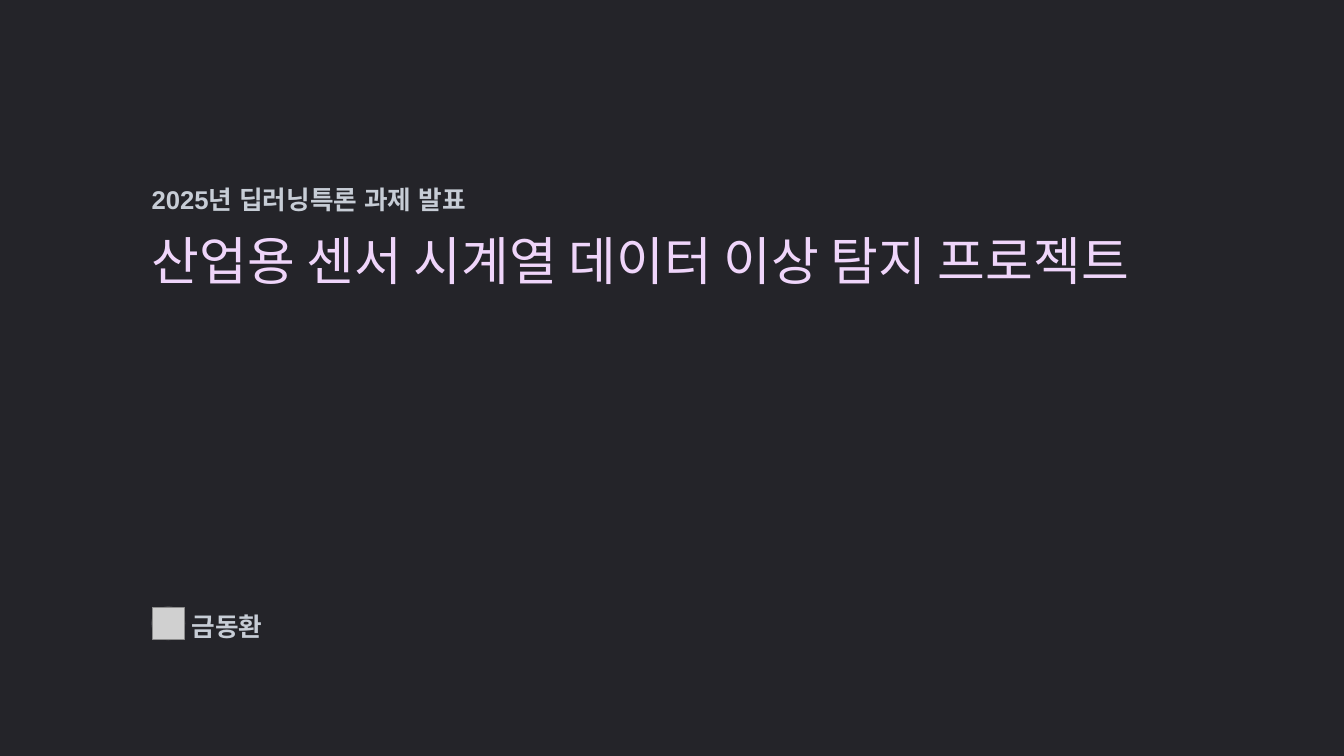
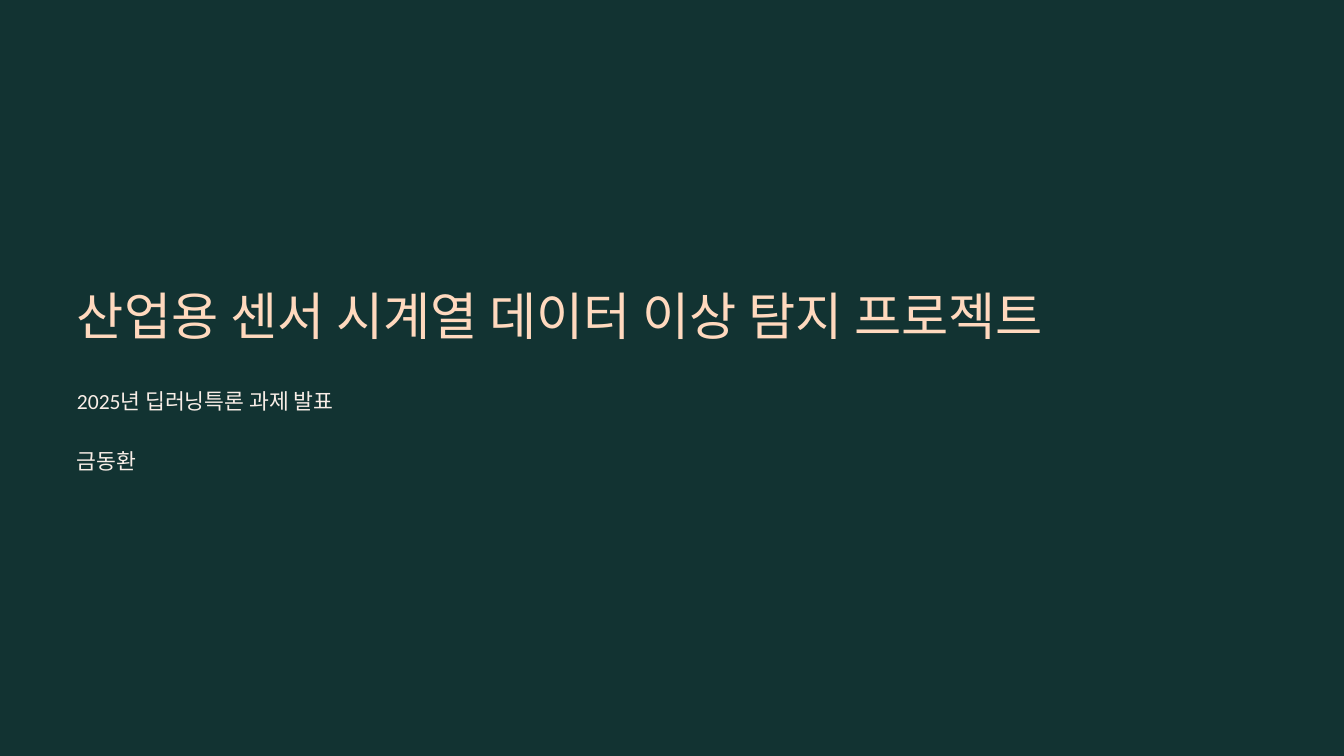
Before and after one commit to dhkeum9886/kmu-deeplearning, a slide deck: slide 1 of 과제/딥러닝특론_8주차과제_K2025029_금동환.pptx. Drawn at 1344x756 pixels with LibreOffice and Linux fonts; fonts in the diff are those of the drawing; grey boxes stand for pictures; background and template pictures are left out. Boxes give left, top, right and bottom in pixels: in the first picture for what was removed or moved away, otherwise in the second. Text is boxed around its words. In the diff, an @@ line names an element or a change of style, - is before the commit and + after.

```diff
--- a/과제/딥러닝특론_8주차과제_K2025029_금동환.pptx
+++ b/과제/딥러닝특론_8주차과제_K2025029_금동환.pptx
@@ background #FFFFFF to #000000 @@
@@ rectangle at [0,0,1344,756]: fill #242429 to #123332 @@
@@ text "산업용 센서 시계열 데이터 이상 ...": place and size @@
-text "산업용 센서 시계열 데이터 이상 ..." at [152,237,1129,284]
+text "산업용 센서 시계열 데이터 이상 ..." at [77,292,1043,339]
@@ text "산업용 센서 시계열 데이터 이상 ..." at [77,292,1043,339]: size 44.5 to 44 pt, font Arial to Calibri, text colour #EFD5FA to #FFD9BE; line spacing 55.5pt to 55pt @@
@@ text "2025년 딥러닝특론 과제 발표" at [77,391,334,411]: size 22 to 18.5 pt, font Arial to Calibri, text colour #C7CDD6 to #F9EEE7, bold off; line spacing 31pt to 30pt @@
@@ text "2025년 딥러닝특론 과제 발표": place and size @@
-text "2025년 딥러닝특론 과제 발표" at [152,187,466,212]
+text "2025년 딥러닝특론 과제 발표" at [77,391,334,411]
@@ text "금동환": place and size @@
-text "금동환" at [192,614,263,639]
+text "금동환" at [77,451,137,471]
@@ text "금동환" at [77,451,137,471]: size 22 to 18.5 pt, font Arial to Calibri, text colour #C7CDD6 to #F9EEE7, bold off; line spacing 31pt to 30pt @@
@@ rounded rectangle removed at [152,606,186,640] @@
@@ picture removed at [152,607,184,639] @@
```
Also in this commit, not shown: 7 other slides changed, 5 slides added, 4 slides removed, 6 other files.
